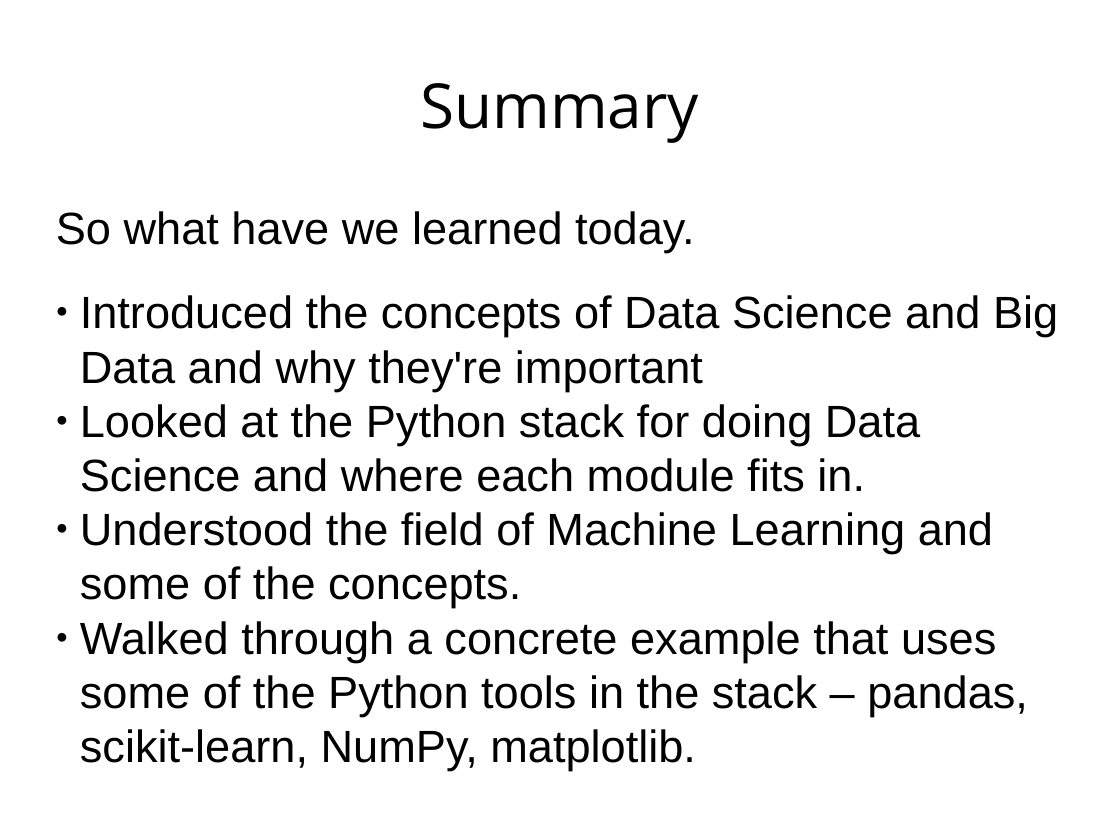
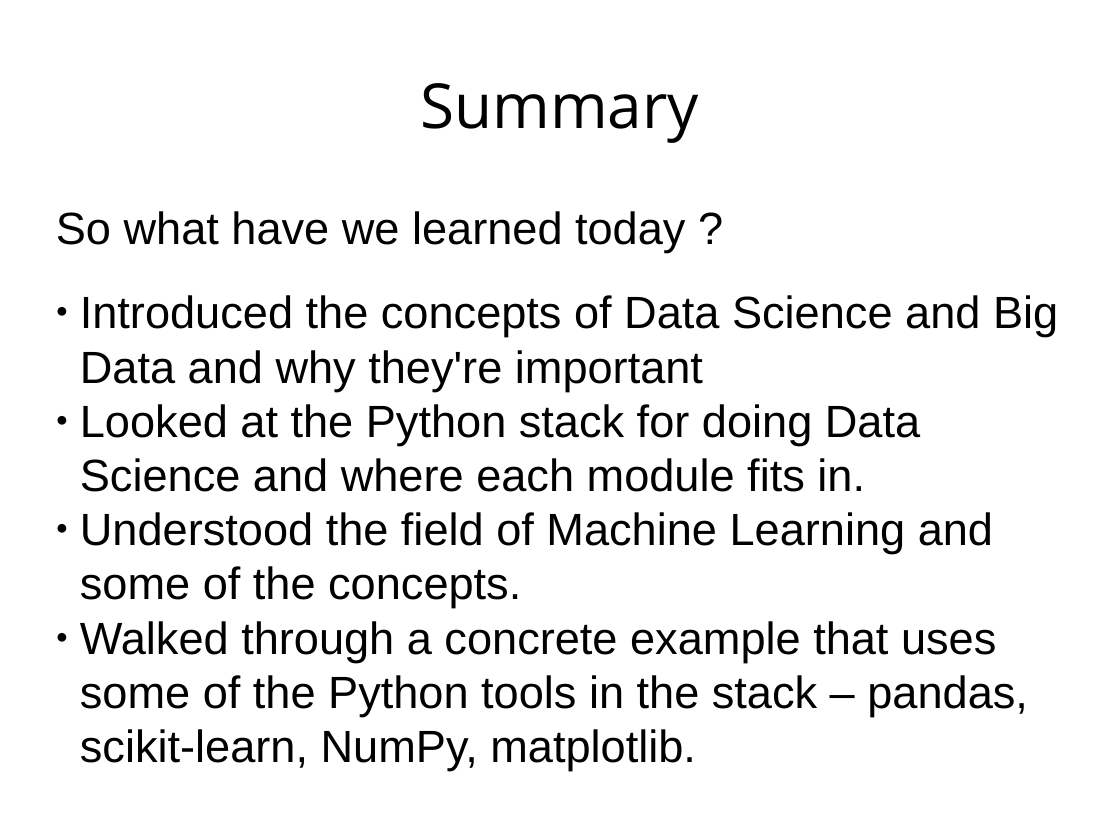
Before and after one commit to femibyte/intro_datascience_python, a slide deck: slide 40 of IntroToDataScienceUsingPython.pptx (slide 39 before the commit). Drawn at 1120x840 pixels with LibreOffice and Linux fonts; fonts in the diff are those of the drawing. Boxes give left, top, right and bottom in pixels: in the first picture for what was removed or moved away, otherwise in the second. Text is boxed around its words. In the diff, an @@ line names an element or a change of style, - is before the commit and + after.

```diff
--- a/IntroToDataScienceUsingPython.pptx
+++ b/IntroToDataScienceUsingPython.pptx
@@ text at [56,211,685,252]: text changed @@
-So what have we learned today.
+So what have we learned today ?
```
Also in this commit, not shown: 7 other slides changed, 1 slide added.
